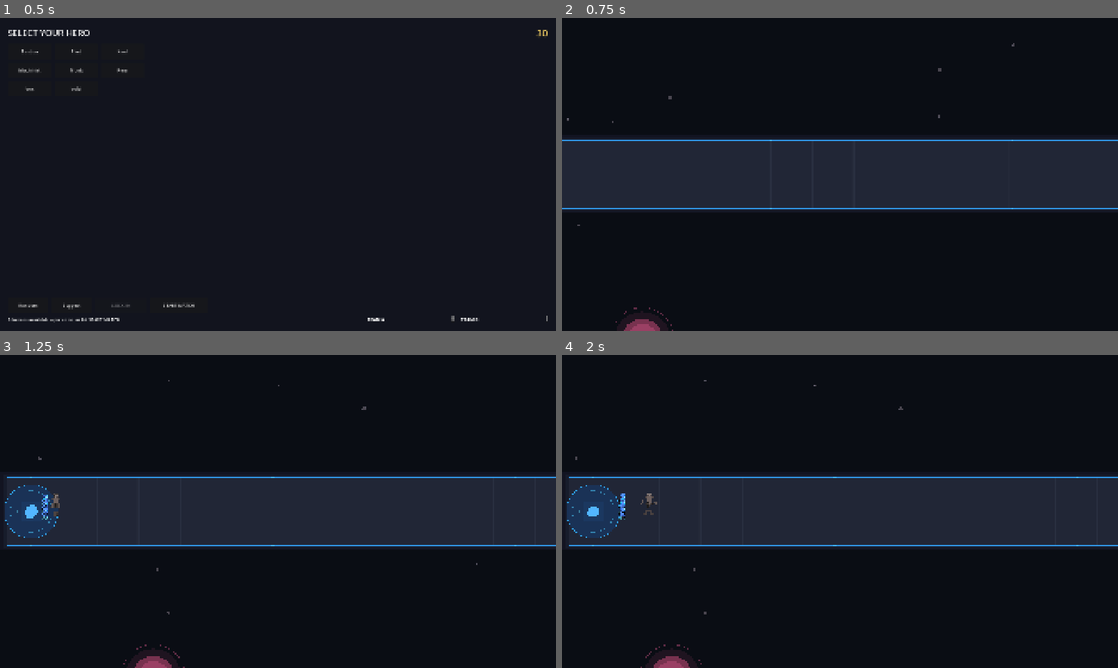
Above: before the commit, frames 1-4 (two rows, left to right).
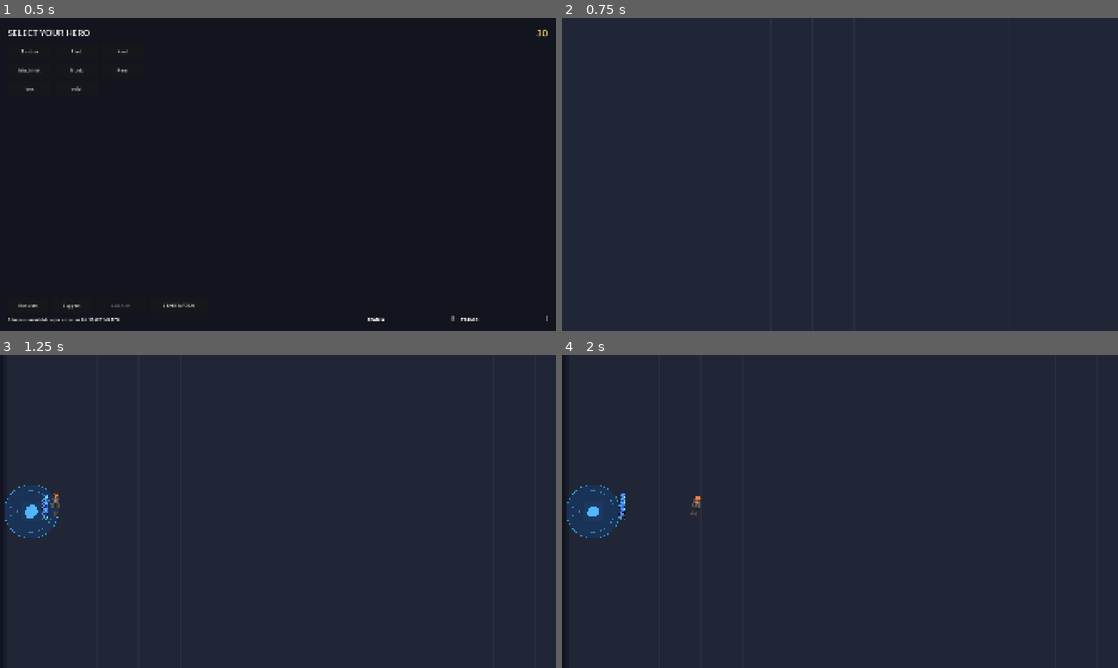
Above: after the commit, the same moments.

Repository: blivodev/Nebula-Knockout
Game: Godot game, scene res://scenes/GameRoot.tscn
Same seed, same stepped clock (60 frames per second), same inputs: the game is played once before the commit and once after it.
Inputs (mouse positions are in pixels of both pictures, inside the frame that each line leads up to):
- Up to frame 1 (0.5 s): no input
- Up to frame 2 (0.75 s): click "START MATCH" at 0.5 s
- Up to frame 3 (1.25 s): no input
- Up to frame 4 (2 s): tap Enter at 1.25 s; move the mouse to (962, 495) at 1.27 s; hold D from 1.28 s (still down); tap Space at 1.35, 1.52, 1.82 s; click (962, 495) at 1.42 s

Frame 1 is identical in both runs. In frame 2, 76% of the frame differs, in the area x 0-100%, y 0-100%; in frame 3, 75%; in frame 4, 75%.

Commit message:
Widen the arena road to fill the screen, add dash-leap (Space), per-hero rig visuals
- LANE_HALF_WIDTH 200 -> 1600 so the road spans the visible screen (no more thin central strip)
- Space-triggered dash-leap reusing the DASH state, with proper recovery
- CombatRigAnimator: per-hero accent head + torso emblem so drafted heroes are visually distinct
- 99 passing GUT tests

Diff:
--- a/core/CharacterController.gd
+++ b/core/CharacterController.gd
@@ -49,6 +49,13 @@
 var move_speed: float = 0.0
 var dash_speed: float = 0.0
 var _bot_think_timer: float = 0.0
+
+## Player dash-leap (Space): a short burst along the current facing with a
+## hop, reusing the DASH state so the CombatRigAnimator already animates the
+## lean/stretch. Seconds remaining; 0 = not leaping.
+var _leap_timer: float = 0.0
+const LEAP_DURATION: float = 0.2
+const LEAP_FACTOR: float = 1.5
 
 var _hitstun_timer: float = 0.0
 var _block_active: bool = false
@@ -124,6 +131,18 @@
 			_process_ability_frames(delta)
 		State.DEAD:
 			return
+		State.DASH:
+			# Dash-leap (Space): hold the burst velocity for the leap duration,
+			# then release back into normal movement/idle.
+			_leap_timer = maxf(0.0, _leap_timer - delta)
+			var moving: bool = Input.is_key_pressed(KEY_A) or Input.is_key_pressed(KEY_D) or Input.is_key_pressed(KEY_W) or Input.is_key_pressed(KEY_S)
+			if _leap_timer > 0.0:
+				velocity = velocity.move_toward(facing.normalized() * dash_speed * LEAP_FACTOR, 1200.0 * delta)
+			elif moving:
+				_handle_player_movement()
+			else:
+				velocity = Vector2.ZERO
+				_set_state(State.IDLE)
 		_:
 			if is_player_controlled:
 				_handle_player_movement()
@@ -146,6 +165,21 @@
 				_on_skill_pressed(2)
 			KEY_F:
 				_on_skill_pressed(3)
+			KEY_SPACE:
+				_trigger_leap()
+
+## Space: perform a short dash-leap along the current facing direction.
+## Reuses the DASH state (which the combat rig animates). No-op while
+## casting, hit-stunned, or dead.
+func _trigger_leap() -> void:
+	if state == State.CASTING or state == State.HIT or state == State.DEAD:
+		return
+	if _leap_timer > 0.0:
+		return
+	_leap_timer = LEAP_DURATION
+	if facing != Vector2.ZERO:
+		velocity = facing.normalized() * dash_speed * LEAP_FACTOR
+	_set_state(State.DASH)
 
 ## Default skill mapping: Q/E/R/F cast skill_1/skill_2/skill_3/ultimate.
 ## Projectile (SKILLSHOT) and AOE abilities are handled generically by the
--- a/core/tools/CombatRigAnimator.gd
+++ b/core/tools/CombatRigAnimator.gd
@@ -61,6 +61,9 @@
 func setup(controller: CharacterController) -> void:
 	_controller = controller
 	var tint: Color = Color.WHITE
+	var hero_id := ""
+	if controller.hero_definition != null and not controller.hero_definition.hero_id.is_empty():
+		hero_id = controller.hero_definition.hero_id
 	var old_visual := controller.get_node_or_null("Visual") as Node2D
 	if old_visual != null:
 		var tex: Texture2D = null
@@ -69,26 +72,56 @@
 			tint = HeroRigAnimator.average_tint(tex)
 		old_visual.visible = false
 
+	# Per-hero identity: a stable accent hue + torso emblem derived from the
+	# hero id so every drafted hero reads as a distinct character silhouette
+	# instead of the same tinted rectangle.
+	var accent: Color = _hero_accent(hero_id)
+
 	_root = Node2D.new()
 	_root.name = "CombatRig"
 	_root.z_index = 0
 	_root.scale = Vector2.ONE
 	_base_scale = _root.scale
 	controller.add_child(_root)
-	_build_limbs(tint)
+	_build_limbs(tint, accent, hero_id)
 	# Feet sit on the body origin: torso center is half the leg+torso height
 	# above the feet, so we raise the torso by the leg stack.
 	_torso.position = Vector2(0.0, -UPPER_LEG_SIZE.y - LOWER_LEG_SIZE.y)
 
 	controller.state_changed.connect(_on_state_changed)
 
-## Builds the limb hierarchy: torso (root of the upper body) with head and
-## two articulated arms, plus two articulated legs hanging from the hips.
-func _build_limbs(tint: Color) -> void:
+## Deterministic accent palette from a hero id, so each hero keeps a
+## distinctive, stable accent color across matches.
+static func _hero_accent(hero_id: String) -> Color:
+	if hero_id == "":
+		return Color(0.3, 0.85, 1.0, 1.0)
+	var hash: int = absi(hash(hero_id))
+	var palette: Array = [
+		Color(0.3, 0.85, 1.0, 1.0),  # azure
+		Color(1.0, 0.35, 0.4, 1.0),  # crimson
+		Color(0.35, 1.0, 0.5, 1.0),  # emerald
+		Color(1.0, 0.75, 0.2, 1.0),  # amber
+		Color(0.75, 0.4, 1.0, 1.0),  # violet
+		Color(1.0, 0.5, 0.25, 1.0),  # ember
+		Color(0.2, 1.0, 1.0, 1.0),   # cyan
+		Color(1.0, 0.25, 0.7, 1.0),  # magenta
+	]
+	return palette[hash % palette.size()]
+
+## Builds the limb hierarchy: torso (root of the upper body) with head (tinted
+## with the per-hero accent so it reads as a distinct head/helmet), two
+## articulated arms, and two articulated legs hanging from the hips.
+func _build_limbs(tint: Color, accent: Color, hero_id: String) -> void:
 	_torso = _limb("Torso", TORSO_SIZE, tint, Vector2.ZERO, Vector2.ZERO, true)
 	_root.add_child(_torso)
-
-	_head = _limb("Head", HEAD_SIZE, tint.lightened(0.15), Vector2(0.0, -TORSO_SIZE.y * 0.5), Vector2.ZERO, true)
+	# Torso emblem -- a small accent chevron so the body isn't a plain slab.
+	var emblem := Sprite2D.new()
+	emblem.name = "Emblem"
+	emblem.texture = _make_limb_texture(Vector2(14.0, 10.0), accent)
+	emblem.centered = true
+	_torso.add_child(emblem)
+
+	_head = _limb("Head", HEAD_SIZE, accent, Vector2(0.0, -TORSO_SIZE.y * 0.5), Vector2.ZERO, true)
 	_torso.add_child(_head)
 
 	var shoulder_y := -TORSO_SIZE.y * 0.32
--- a/maps/test_arena/TestArena.gd
+++ b/maps/test_arena/TestArena.gd
@@ -12,7 +12,11 @@
 ## walk (and the camera has to follow) to see the rest of it.
 
 const LANE_HALF_LENGTH: float = 32000.0
-const LANE_HALF_WIDTH: float = 200.0
+# Road spans the visible screen width (the ~1800-unit-tall viewport at the
+# camera's 0.6 zoom) with margin left for roaming -- no more thin central
+# strip. Length stays the long-scroll axis; width gives the player room to
+# sidestep/juke and to see the arena fill the screen.
+const LANE_HALF_WIDTH: float = 1600.0
 ## Matches ArenaVisuals' outer platform substructure margin so the camera's
 ## scrolling boundary lines up exactly with the edge of the walkable deck
 ## (see ArenaVisuals._draw_deck_layer's outer_hl/outer_hw) -- the camera can
